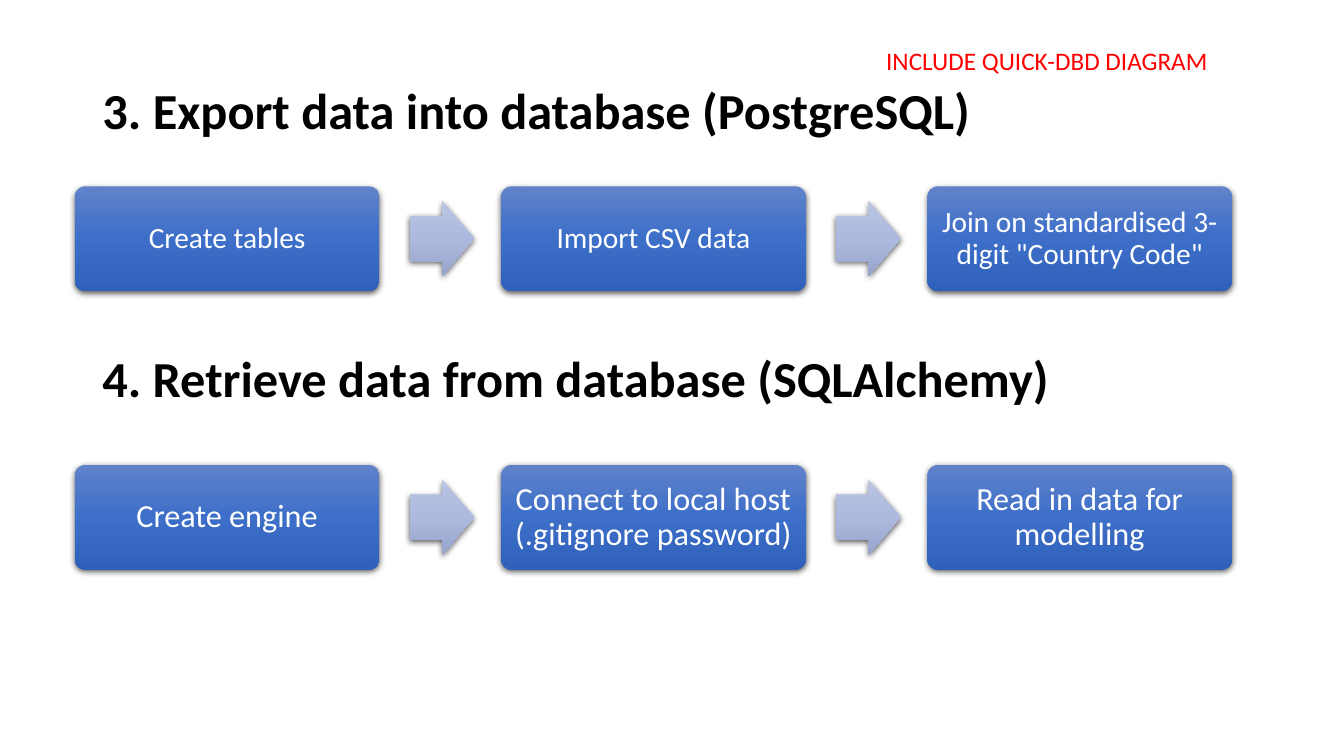
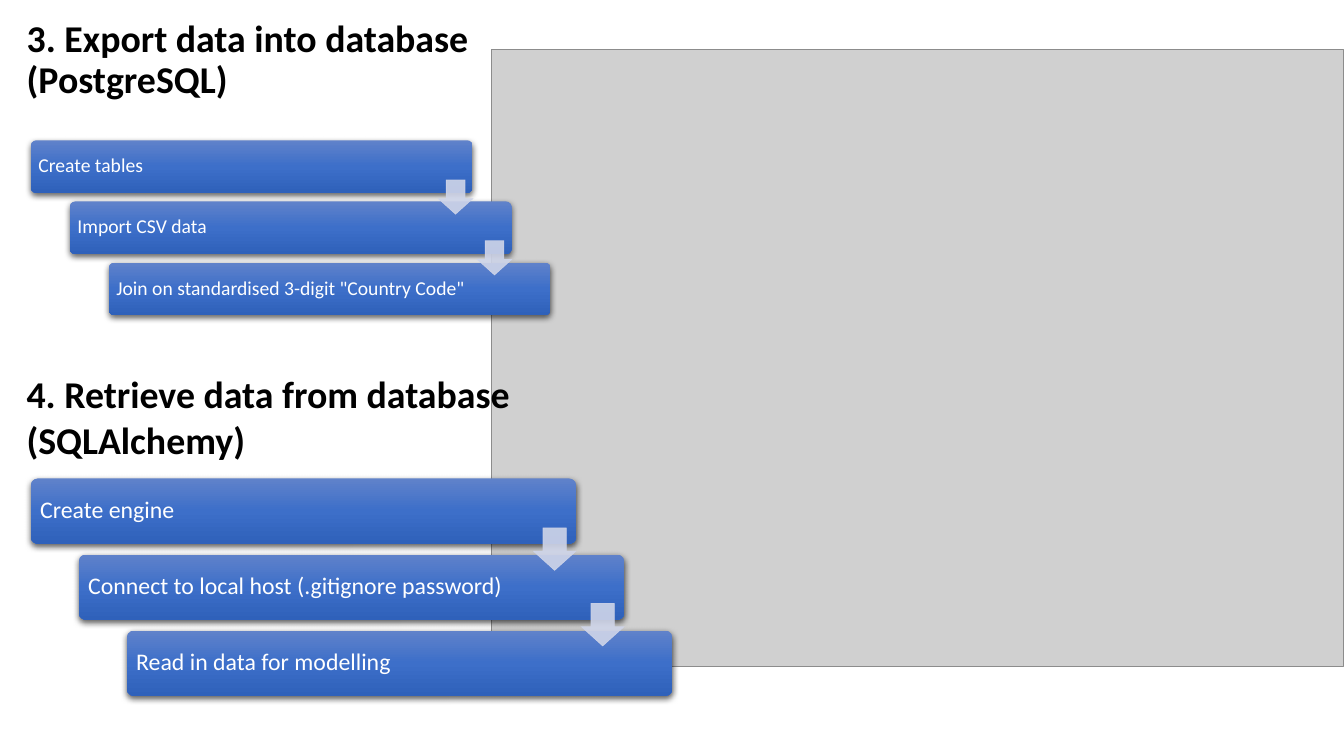
Before and after one commit to shwetajain1022/Project-4, a slide deck: slide 8 of Presentation/Proj4_presentation.pptx. Drawn at 1344x756 pixels with LibreOffice and Linux fonts; fonts in the diff are those of the drawing; grey boxes stand for pictures; background and template pictures are left out. Boxes give left, top, right and bottom in pixels: in the first picture for what was removed or moved away, otherwise in the second. Text is boxed around its words. In the diff, an @@ line names an element or a change of style, - is before the commit and + after.

```diff
--- a/Presentation/Proj4_presentation.pptx
+++ b/Presentation/Proj4_presentation.pptx
@@ title "3. Export data into database ...": place and size @@
-title "3. Export data into database ..." at box(102, 91, 970, 138)
+title "3. Export data into database ..." at box(27, 25, 468, 100)
@@ title "3. Export data into database ..." at box(27, 25, 468, 100): size 36 to 27 pt @@
@@ picture added at box(492, 49, 1344, 666) @@
@@ text removed at box(886, 53, 1207, 74) @@
-INCLUDE QUICK-DBD DIAGRAM
@@ text "Create tables": place and size @@
-text "Create tables" at box(149, 227, 306, 248)
+text "Create tables" at box(38, 158, 143, 172)
@@ rounded rectangle: place and size @@
-rounded rectangle at box(75, 187, 379, 291)
+rounded rectangle at box(70, 202, 511, 254)
@@ text "Import CSV data": place and size @@
-text "Import CSV data" at box(557, 227, 750, 253)
+text "Import CSV data" at box(77, 219, 206, 236)
@@ group removed at box(410, 187, 1232, 291): 2 right arrows, 2 rounded rectangles @@
@@ size 21 to 14 pt; alignment centre to left; less space between paragraphs in 3 elements at box(38, 158, 143, 172), box(77, 219, 206, 236), box(116, 281, 464, 299) @@
@@ text "Join on standardised 3-digit "Country ...": place and size @@
-text "Join on standardised 3-digit "Country ..." at box(942, 211, 1217, 269)
+text "Join on standardised 3-digit "Country ..." at box(116, 281, 464, 299)
@@ group added at box(31, 140, 551, 315): 2 rounded rectangles, 2 down arrows @@
@@ text at box(27, 377, 510, 460): text changed; size 36 to 27 pt @@
-4. Retrieve data from database (SQLAlchemy)
+4. Retrieve data from database
+(SQLAlchemy)
@@ rounded rectangle: place and size @@
-rounded rectangle at box(75, 465, 379, 570)
+rounded rectangle at box(31, 479, 577, 544)
@@ group removed at box(410, 465, 1232, 570): 2 right arrows, 2 rounded rectangles @@
@@ text "Create engine": place and size @@
-text "Create engine" at box(136, 505, 317, 533)
+text "Create engine" at box(40, 501, 174, 522)
@@ text "Connect to local host (.gitignore ...": place and size @@
-text "Connect to local host (.gitignore ..." at box(515, 487, 792, 551)
+text "Connect to local host (.gitignore ..." at box(88, 577, 502, 598)
@@ group added at box(79, 528, 673, 697): 2 rounded rectangles, 2 down arrows @@
@@ size 23 to 17 pt; alignment centre to left; less space between paragraphs in 3 elements at box(40, 501, 174, 522), box(88, 577, 502, 598), box(136, 653, 390, 674) @@
@@ text "Read in data for modelling": place and size @@
-text "Read in data for modelling" at box(976, 487, 1183, 551)
+text "Read in data for modelling" at box(136, 653, 390, 674)
```
Also in this commit, not shown: 3 other slides changed, 4 slides added, 2 other files.
